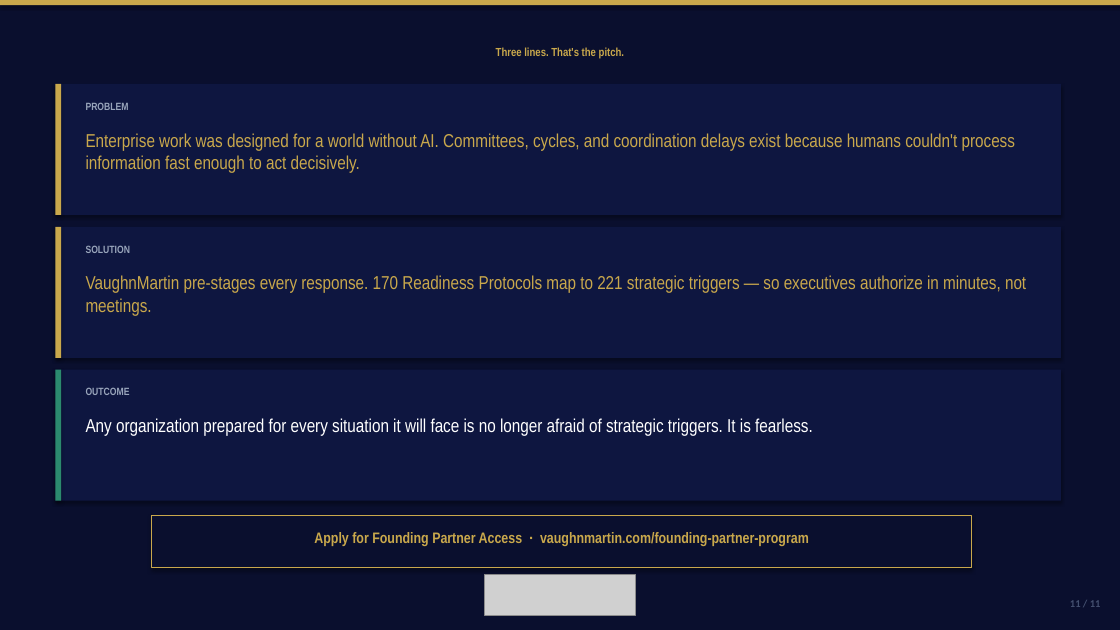
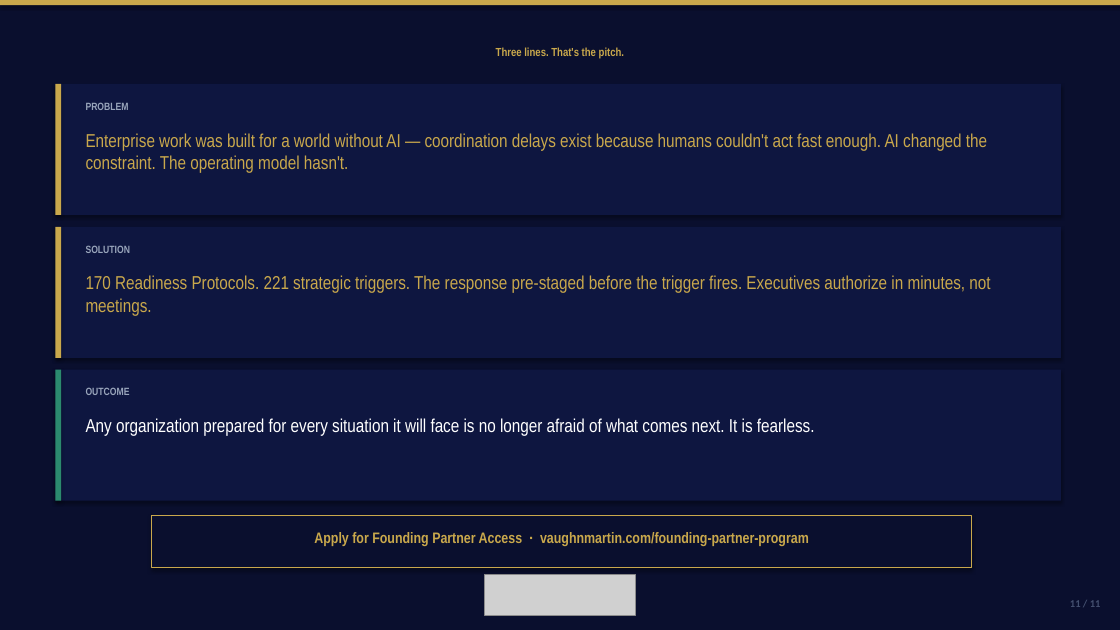
Before and after one commit to mbrunke18/CodePlatform1, a slide deck: slide 11 of attached_assets/VaughnMartin-Investor-Pitch-Deck-v10.pptx. Drawn at 1120x630 pixels with LibreOffice and Linux fonts; fonts in the diff are those of the drawing; grey boxes stand for pictures. Boxes give left, top, right and bottom in pixels: in the first picture for what was removed or moved away, otherwise in the second. Text is boxed around its words. In the diff, an @@ line names an element or a change of style, - is before the commit and + after.

```diff
--- a/attached_assets/VaughnMartin-Investor-Pitch-Deck-v10.pptx
+++ b/attached_assets/VaughnMartin-Investor-Pitch-Deck-v10.pptx
@@ text at bbox=[86, 133, 987, 173]: text changed @@
-Enterprise work was designed for a world without AI. Committees, cycles, and coordination delays exist because humans couldn't process information fast enough to act decisively.
+Enterprise work was built for a world without AI — coordination delays exist because humans couldn't act fast enough. AI changed the constraint. The operating model hasn't.
@@ text at bbox=[86, 275, 990, 316]: text changed @@
-VaughnMartin pre-stages every response. 170 Readiness Protocols map to 221 strategic triggers — so executives authorize in minutes, not meetings.
+170 Readiness Protocols. 221 strategic triggers. The response pre-staged before the trigger fires. Executives authorize in minutes, not meetings.
@@ text at bbox=[86, 418, 815, 436]: text changed @@
-Any organization prepared for every situation it will face is no longer afraid of strategic triggers. It is fearless.
+Any organization prepared for every situation it will face is no longer afraid of what comes next. It is fearless.
```
Also in this commit, not shown: 2 other slides changed, 3 other files.
